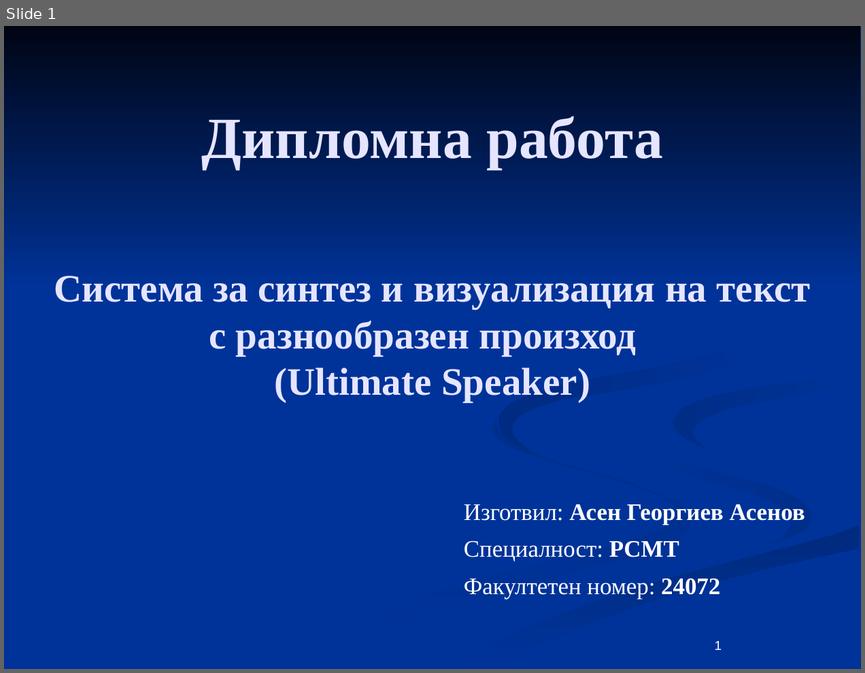
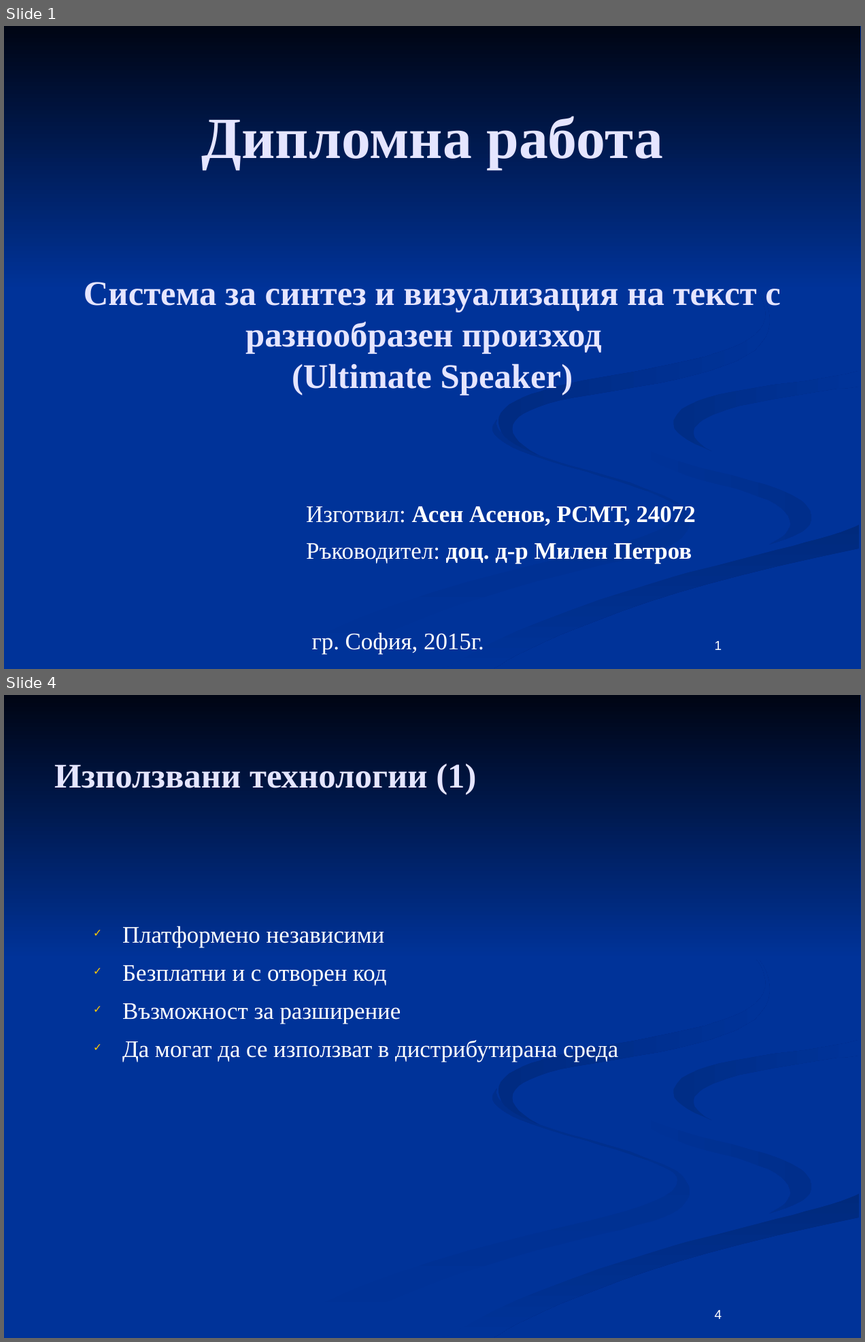
Before and after one commit to aasenov/ultimate-speaker, a slide deck: docs/Diplomna.odp. Shown one above the other, each under a label of ours: slide 1 before the commit, slides 1 and 4 after it; the slides between them are not shown. The pictures are 865x673 and 865x1342 pixels, drawn with LibreOffice and Linux fonts; fonts in the diff are those of the drawing. Boxes give left, top, right and bottom in pixels: in the first picture for what was removed or moved away, otherwise in the second. Text is boxed around its words. In the diff, an @@ line names an element or a change of style, - is before the commit and + after.

```diff
--- a/docs/Diplomna.odp
+++ b/docs/Diplomna.odp
@@ slide 4 added at (4, 695, 861, 1338), background #003399; not listed: 7 template elements that a slide beside it also shows @@
@@ title added at (54, 764, 476, 795), 32 pt, text #E5E5FF, bold @@
+Използвани технологии (1)
@@ text added at (122, 926, 618, 1062), 22 pt, text #FFFFFF @@
+✓ Платформено независими
+✓ Безплатни и с отворен код
+✓ Възможност за разширение
+✓ Да могат да се използват в дистрибутирана среда
@@ page number added at (715, 1310, 722, 1319), 12 pt, text #FFFFFF @@
+4
@@ slide 1 changed as well @@
@@ title "Система за синтез и визуализация ..." at (84, 282, 781, 395): size 36 to 32 pt @@
@@ subtitle at (306, 505, 696, 564): text changed; bold on @@
-Изготвил: Асен Георгиев Асенов
-Специалност: РСМТ
-Факултетен номер: 24072
+Изготвил: Асен Асенов, РСМТ, 24072
+Ръководител: доц. д-р Милен Петров
@@ text added at (312, 632, 484, 654), 22 pt, text #FFFFFF @@
+гр. София, 2015г.
```
Also in this commit, not shown: 10 other slides added, 9 slides removed.
